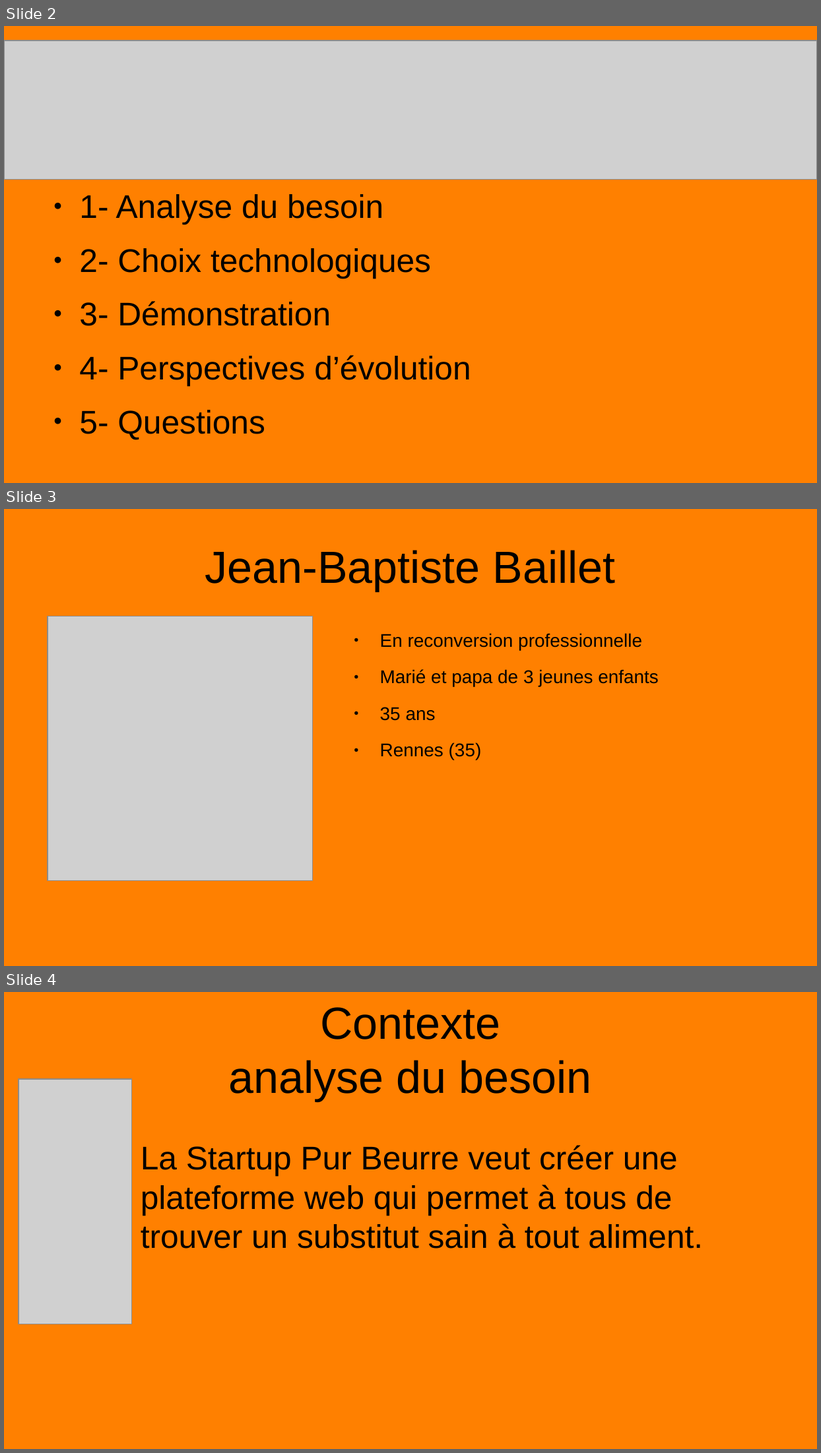
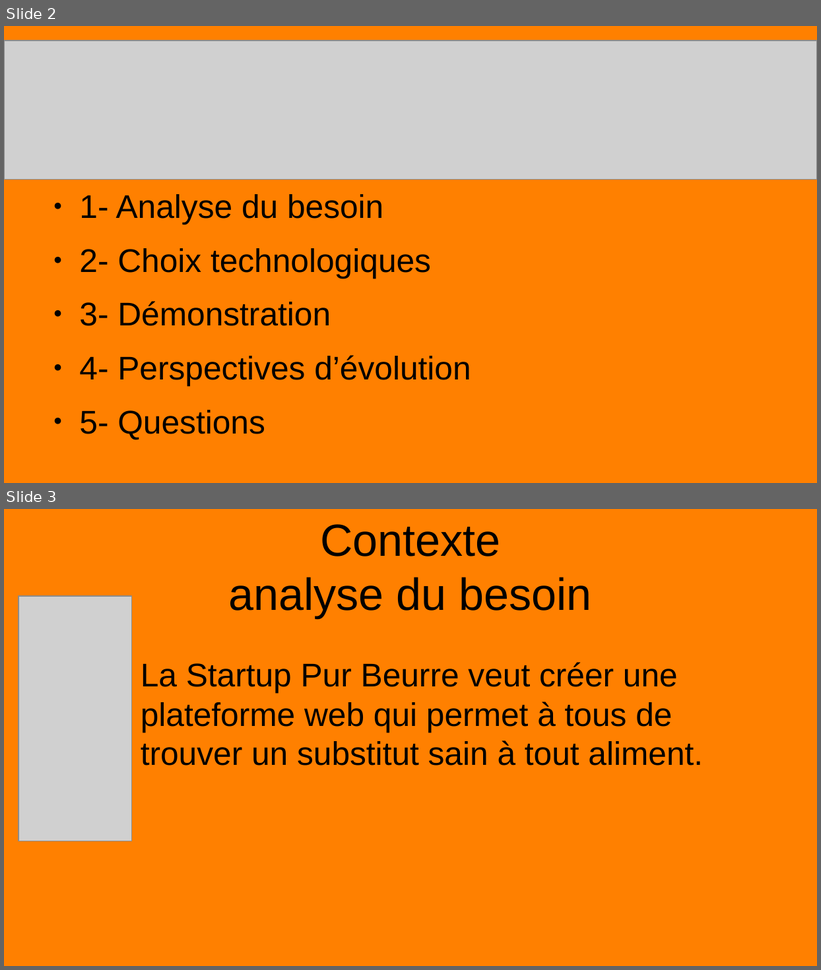
Before and after one commit to jbbaillet85/PureBeurre, a slide deck: documentation/presentation.odp. Shown one above the other, each under a label of ours: slides 2, 3 and 4 before the commit, slides 2 and 3 after it. The pictures are 821x1453 and 821x970 pixels, drawn with LibreOffice and Linux fonts; fonts in the diff are those of the drawing; grey boxes stand for pictures. Boxes give left, top, right and bottom in pixels: in the first picture for what was removed or moved away, otherwise in the second. Text is boxed around its words. In the diff, an @@ line names an element or a change of style, - is before the commit and + after.

```diff
--- a/documentation/presentation.odp
+++ b/documentation/presentation.odp
@@ slide 3 removed at <box>4,509,817,966</box>, background #FF8000 @@
@@ title removed at <box>205,550,616,591</box> @@
-Jean-Baptiste Baillet
@@ picture removed at <box>48,616,313,882</box> @@
@@ text removed at <box>380,633,659,760</box> @@
-● En reconversion professionnelle
-● Marié et papa de 3 jeunes enfants
-● 35 ans
-● Rennes (35)
@@ what was slide 4 is now slide 3 @@
```
Also in this commit, not shown: 2 slides changed, 1 slide added, 1 other slide removed, 28 other files.
